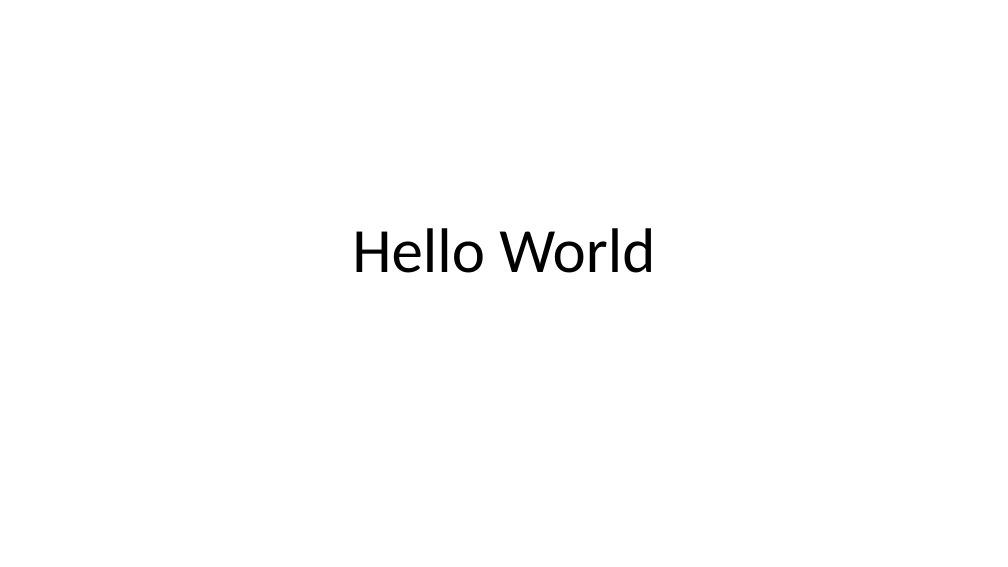
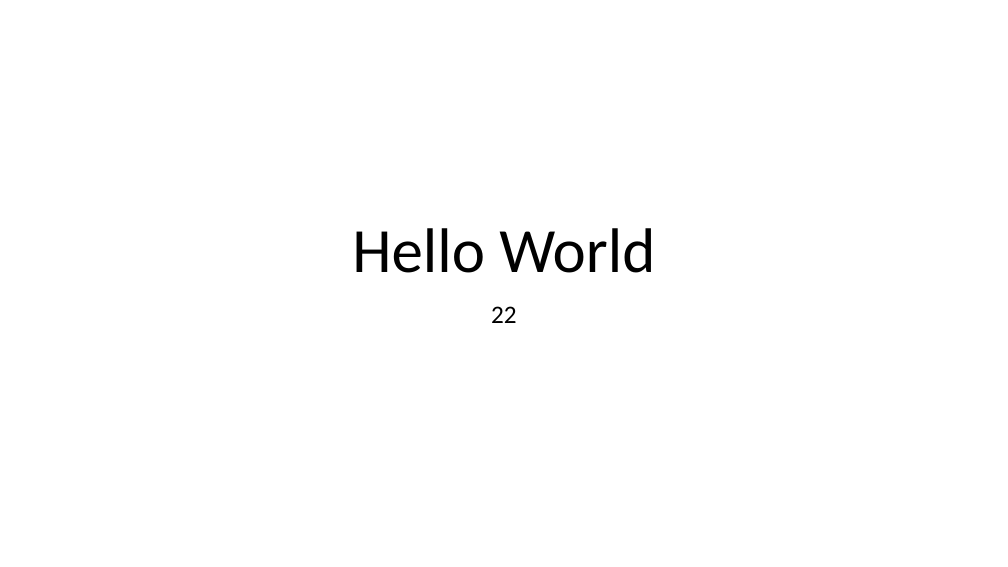
Before and after one commit to Interface3boy/test_git_2022, a slide deck: slide 1 of powerpoint.pptx. Drawn at 1008x567 pixels with LibreOffice and Linux fonts; fonts in the diff are those of the drawing. Boxes give left, top, right and bottom in pixels: in the first picture for what was removed or moved away, otherwise in the second. Text is boxed around its words. In the diff, an @@ line names an element or a change of style, - is before the commit and + after.

```diff
--- a/powerpoint.pptx
+++ b/powerpoint.pptx
@@ subtitle added at (491, 306, 517, 323), 24 pt, text #000000 @@
+22
```
Also in this commit, not shown: 1 other file.
